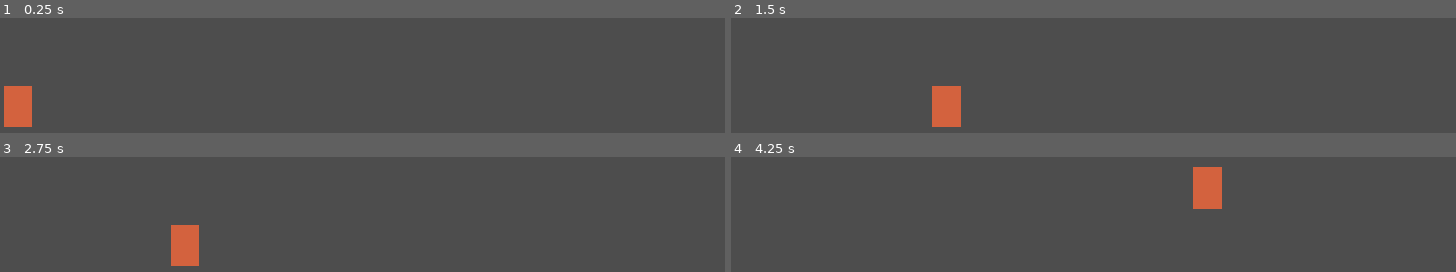
Above: before the commit, frames 1-4 (two rows, left to right).
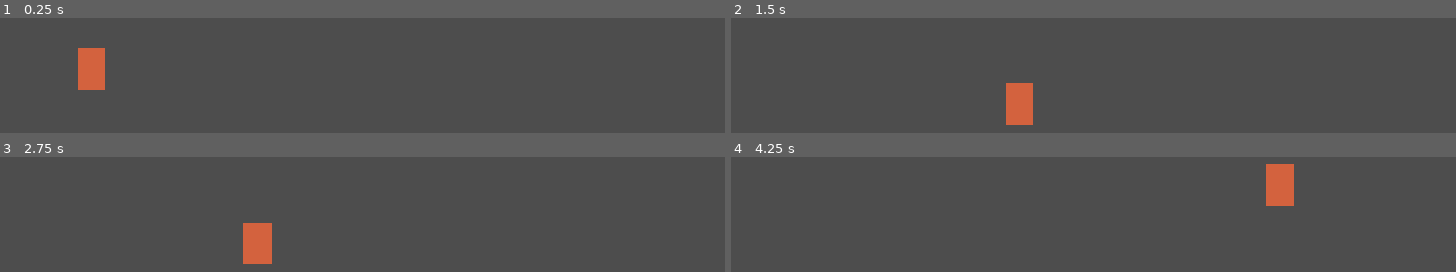
Above: after the commit, the same moments.

Repository: fredogosh-bot/TheGoodTheBadAndElTigreRevival
Game: Godot game, scene res://main.tscn
Same seed, same stepped clock (60 frames per second), same inputs: the game is played once before the commit and once after it.
Inputs:
- Up to frame 1 (0.25 s): no input
- Up to frame 2 (1.5 s): hold Right (mover_derecha) from 0.53 s (still down); tap Up (saltar) at 0.6, 0.77, 1.07, 1.35 s
- Up to frame 3 (2.75 s): tap Up (saltar) at 1.52, 1.82, 2.1 s; release Right (mover_derecha) at 2.03 s; hold Left (mover_izquierda) from 2.03 s (still down)
- Up to frame 4 (4.25 s): release Left (mover_izquierda) at 2.78 s; hold Right (mover_derecha) from 2.78 s (still down); tap Up (saltar) at 2.85, 3.02, 3.32, 3.6, 3.77, 4.07 s

The runs differ from the first frame. In frame 1, 2.7% of the frame differs, in the area x 0-15%, y 26-95%; in frame 2, 2.8%; in frame 3, 2.8%; in frame 4, 2.9%, in the area x 63-78%, y 6-46%.

Commit message:
Hito 2: Implementacion de Wall Cling queda pendiente el proceso de salto parabolico direccional

Diff:
--- a/main.tscn
+++ b/main.tscn
@@ -3,7 +3,13 @@
 [ext_resource type="PackedScene" uid="uid://b7red4o671ib6" path="res://player.tscn" id="1_ig7tw"]
 
 [sub_resource type="RectangleShape2D" id="RectangleShape2D_h0swe"]
-size = Vector2(4142, 49.25)
+size = Vector2(3978, 55.625)
+
+[sub_resource type="RectangleShape2D" id="RectangleShape2D_w210y"]
+size = Vector2(87.75, 1127.25)
+
+[sub_resource type="RectangleShape2D" id="RectangleShape2D_ig7tw"]
+size = Vector2(75.875, 1135.5)
 
 [node name="main" type="Node2D" unique_id=2104369919]
 
@@ -13,4 +19,16 @@
 position = Vector2(700, 656)
 shape = SubResource("RectangleShape2D_h0swe")
 
+[node name="ParedIzquierda" type="StaticBody2D" parent="." unique_id=562304657]
+
+[node name="CollisionShape2D" type="CollisionShape2D" parent="ParedIzquierda" unique_id=315875673]
+position = Vector2(1152, 129)
+shape = SubResource("RectangleShape2D_w210y")
+
+[node name="ParedDerecha" type="StaticBody2D" parent="." unique_id=12371155]
+
+[node name="CollisionShape2D" type="CollisionShape2D" parent="ParedDerecha" unique_id=565185450]
+position = Vector2(1, 118)
+shape = SubResource("RectangleShape2D_ig7tw")
+
 [node name="Player" parent="." unique_id=1410339274 instance=ExtResource("1_ig7tw")]
--- a/player.gd
+++ b/player.gd
@@ -8,11 +8,23 @@
 func _physics_process(delta: float) -> void:
 	# Add the gravity.
 	if not is_on_floor():
-		velocity += get_gravity() * delta
+		if is_on_wall() and velocity.y >= 0:
+			#si toca la pared y no esta en el piso entonces se quedara estatico
+			velocity.y = 0.0
+		else:
+			#velocidad normal de caida libre
+			velocity += get_gravity() * delta
 
 	# Handle jump.
-	if Input.is_action_just_pressed("saltar") and is_on_floor():
-		velocity.y = JUMP_VELOCITY
+	if Input.is_action_just_pressed("saltar"):
+		if is_on_floor():
+			#Salto normal desde el suelo
+			velocity.y = JUMP_VELOCITY
+		elif is_on_wall():
+			# salto de pared
+			velocity.y = JUMP_VELOCITY
+			var wall_normal = get_wall_normal()
+			velocity.x = wall_normal.x * SPEED * 1.5
 
 	# Get the input direction and handle the movement/deceleration.
 	# As good practice, you should replace UI actions with custom gameplay actions.
--- a/player.tscn
+++ b/player.tscn
@@ -9,14 +9,14 @@
 script = ExtResource("1_4flbx")
 
 [node name="ColorRect" type="ColorRect" parent="." unique_id=326493971]
-offset_left = 6.0
-offset_top = 560.0
-offset_right = 46.0
-offset_bottom = 620.0
+offset_left = 111.0
+offset_top = 490.0
+offset_right = 151.0
+offset_bottom = 550.0
 color = Color(0.827451, 0.38431373, 0.24313726, 1)
 metadata/_edit_use_anchors_ = true
 
 [node name="CollisionShape2D" type="CollisionShape2D" parent="." unique_id=1262110595]
-position = Vector2(26, 590)
+position = Vector2(131, 520)
 shape = SubResource("RectangleShape2D_h0swe")
 debug_color = Color(0.26638302, 0.4888637, 0.5783635, 0.5411765)
